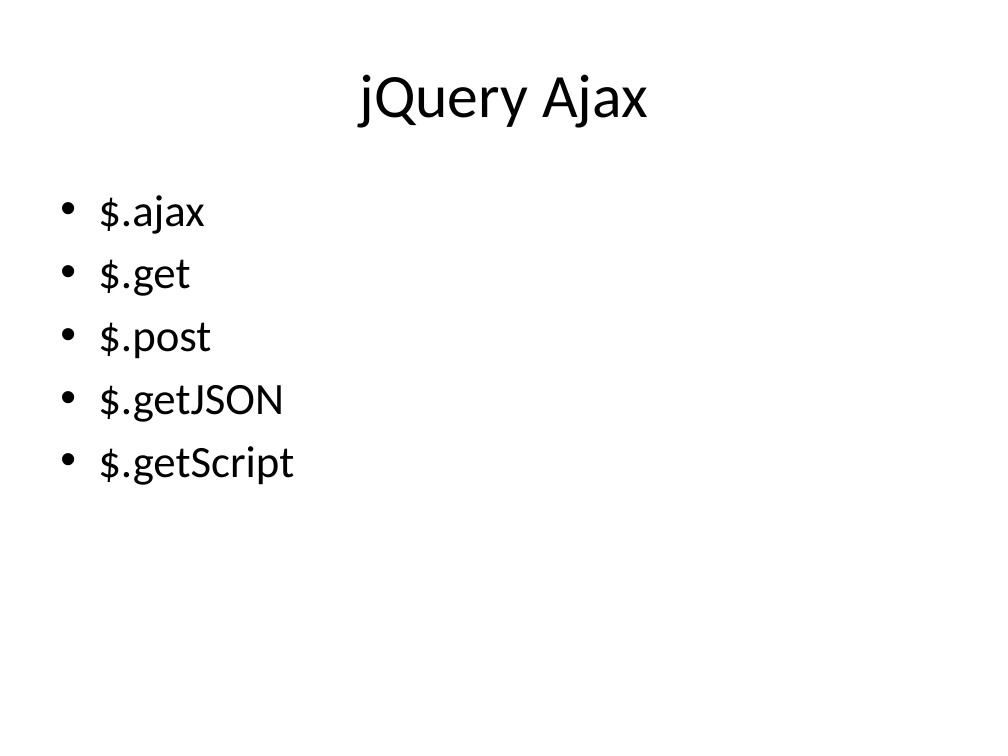
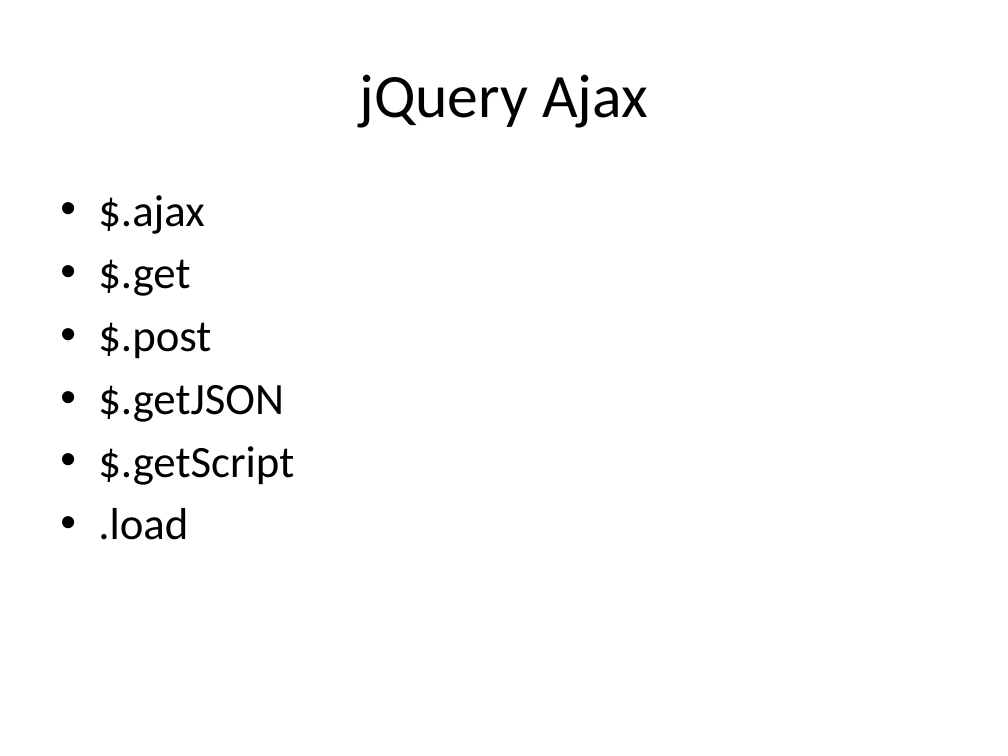
Before and after one commit to plter/HTML5Course20160612, a slide deck: slide 61 of Web前端教学记录.pptx. Drawn at 1008x756 pixels with LibreOffice and Linux fonts; fonts in the diff are those of the drawing. Boxes give left, top, right and bottom in pixels: in the first picture for what was removed or moved away, otherwise in the second. Text is boxed around its words. In the diff, an @@ line names an element or a change of style, - is before the commit and + after.

```diff
--- a/Web前端教学记录.pptx
+++ b/Web前端教学记录.pptx
@@ text at (98,508,188,540): paragraph added @@
+• .load
```
Also in this commit, not shown: 2 slides added, 13 other files.
